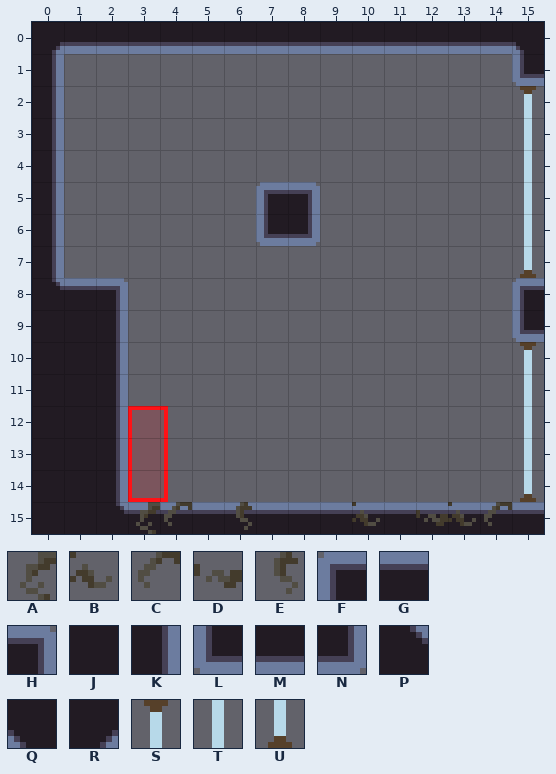
An edit to a level. Tiled map, Assets/Tiles/Testing/Polygon Testing.tmx. Above, as it was before the edit.
Cells are 8x8 px. Shown: x 0..15, y 0..15.
Key: from "Branches": A 0, B 1, C 6, D 13, E 14; from "Rocks": F 0, G 1, H 2, J 7, K 8, L 12, M 13, N 14, P 23, Q 28, R 29; from "Window": S 0, T 1, U 2.
_ is an empty cell.
Layer "Ground" before, first column x 0:
 0 RMMMMMMMMMMMMMMQ
 1 K______________L
 2 K_______________
 3 K_______________
 4 K_______________
 5 K______FH_______
 6 K______LN_______
 7 K_______________
 8 PGH____________F
 9 JJK____________L
10 JJK_____________
11 JJK_____________
12 JJK_____________
13 JJK_____________
14 JJK_____________
15 JJPGGGGGGGGGGGGG
Layer "Windows" before, first column x 0:
 0 ________________
 1 ________________
 2 _______________S
 3 _______________T
 4 _______________T
 5 _______________T
 6 _______________T
 7 _______________U
 8 ________________
 9 ________________
10 _______________S
11 _______________T
12 _______________T
13 _______________T
14 _______________U
15 ________________
Layer "Branches" before, first column x 0:
 0 ________________
 1 ________________
 2 ________________
 3 ________________
 4 ________________
 5 ________________
 6 ________________
 7 ________________
 8 ________________
 9 ________________
10 ________________
11 ________________
12 ________________
13 ________________
14 ________________
15 ___AC_E___B_DBC_
Now the later version:
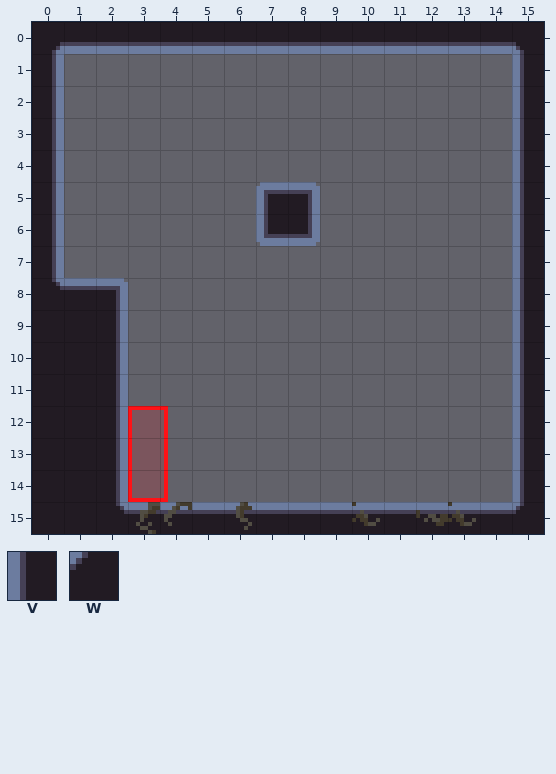
Further tiles: from "Rocks": V 6, W 22.
Changes in this commit:
Layer "Ground":
Tile V replaces tile F in row 8 at x 15.
Tile V replaces tile L in row 1 at x 15; in row 9 at x 15.
Tile V is added in rows 2 to 7 at x 15; in rows 10 to 14 at x 15.
Tile W replaces tile G in row 15 at x 15.
Layer "Windows":
The edit erases tile S in row 2 at x 15; in row 10 at x 15.
The edit erases tile T in rows 3 to 6 at x 15; in rows 11 to 13 at x 15.
The edit erases tile U in row 7 at x 15; in row 14 at x 15.
Layer "Branches":
The edit erases tile C in row 15 at x 14.
Changed places in both pictures, as pixel boxes (x1, y1, x2, y2):
changed: (484, 74, 544, 526)
